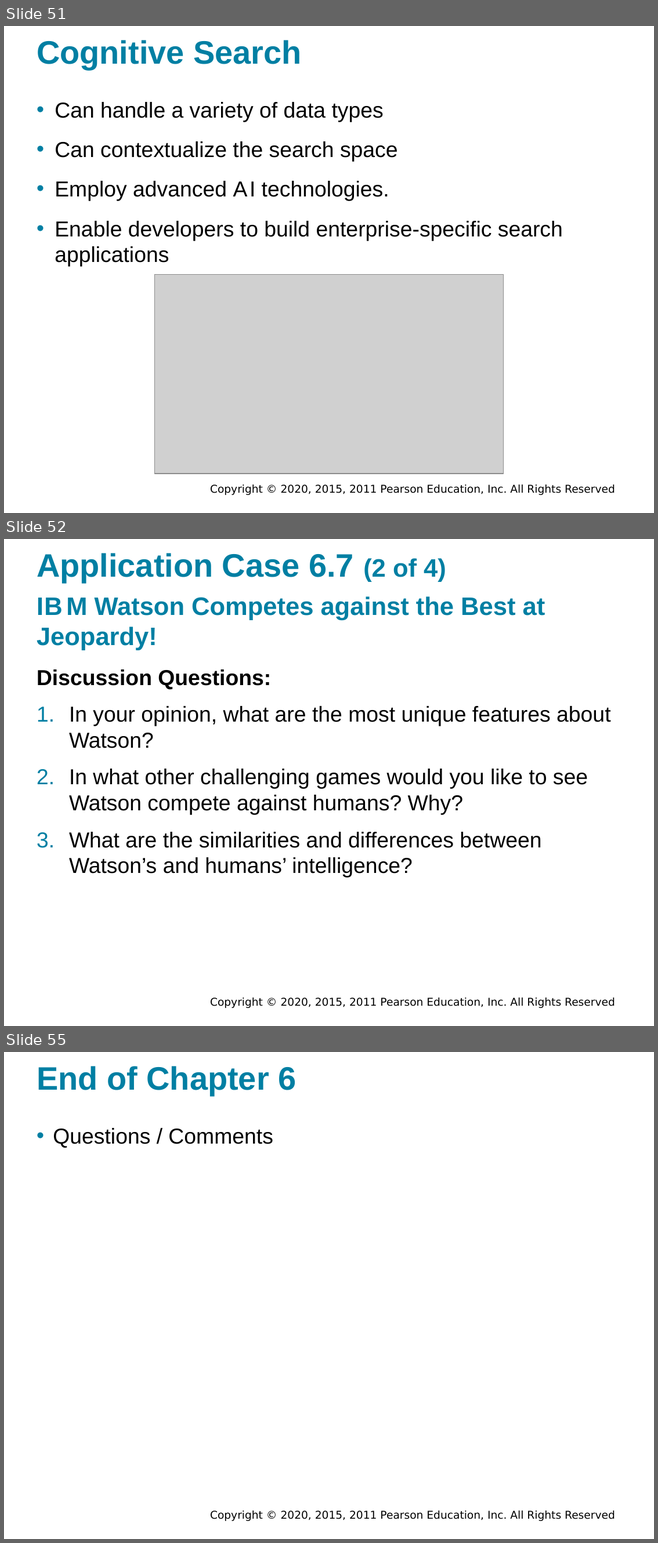
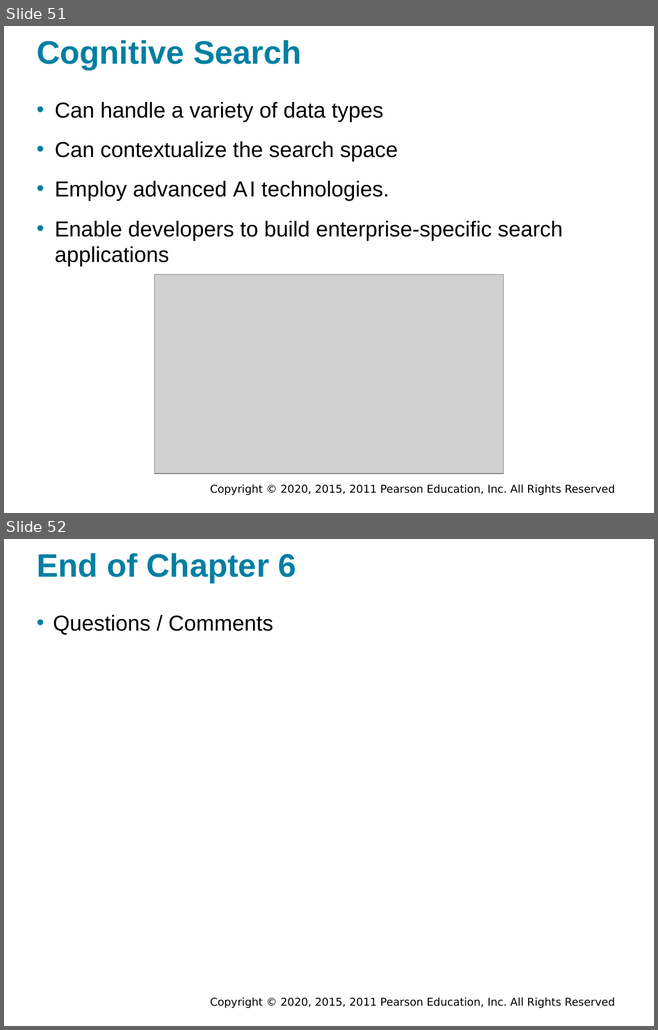
Before and after one commit to walkman617/DS2021, a slide deck: Slides/Sharda_11e_full_accessible_ppt_06.pptx. Shown one above the other, each under a label of ours: slides 51, 52 and 55 before the commit, slides 51 and 52 after it; the slides between them are not shown. The pictures are 658x1543 and 658x1030 pixels, drawn with LibreOffice and Linux fonts; fonts in the diff are those of the drawing; grey boxes stand for pictures; background and template pictures are left out. Boxes give left, top, right and bottom in pixels: in the first picture for what was removed or moved away, otherwise in the second. Text is boxed around its words. In the diff, an @@ line names an element or a change of style, - is before the commit and + after.

Commit message:
delete case

```diff
--- a/Slides/Sharda_11e_full_accessible_ppt_06.pptx
+++ b/Slides/Sharda_11e_full_accessible_ppt_06.pptx
@@ slide 52 removed at [4,539,654,1026], background #FFFFFF; not listed: 1 template element that a slide beside it also shows @@
@@ title removed at [36,553,446,583] @@
-Application Case 6.7 (2 of 4)
@@ text removed at [36,596,545,650] @@
-I B M Watson Competes against the Best at Jeopardy!
@@ text removed at [36,669,610,878] @@
-Discussion Questions:
-1. In your opinion, what are the most unique features about Watson?
-2. In what other challenging games would you like to see Watson compete against humans? Why?
-3. What are the similarities and differences between Watson’s and humans’ intelligence?
@@ what was slide 55 is now slide 52 @@
```
Also in this commit, not shown: 2 other slides removed, 1 other file.
